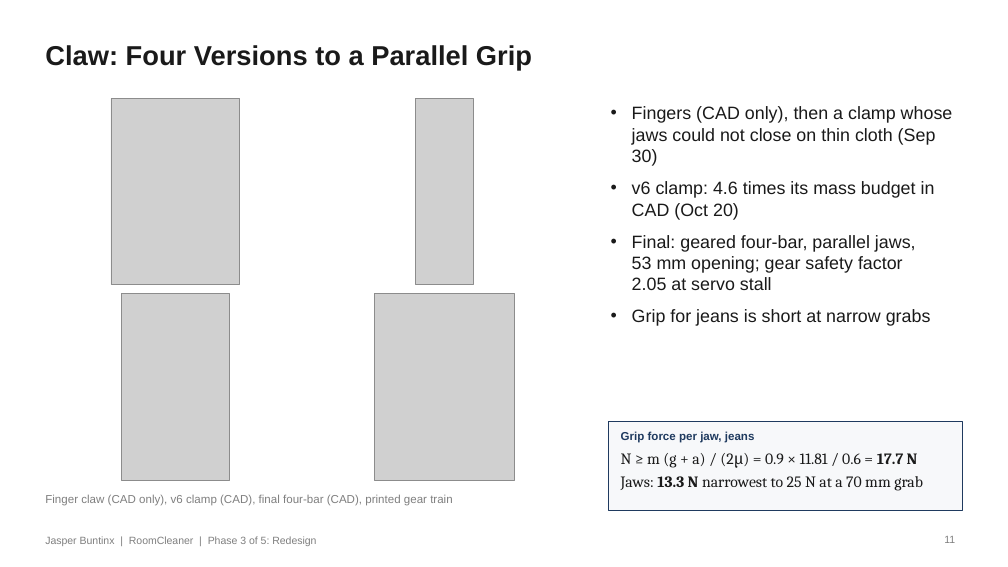
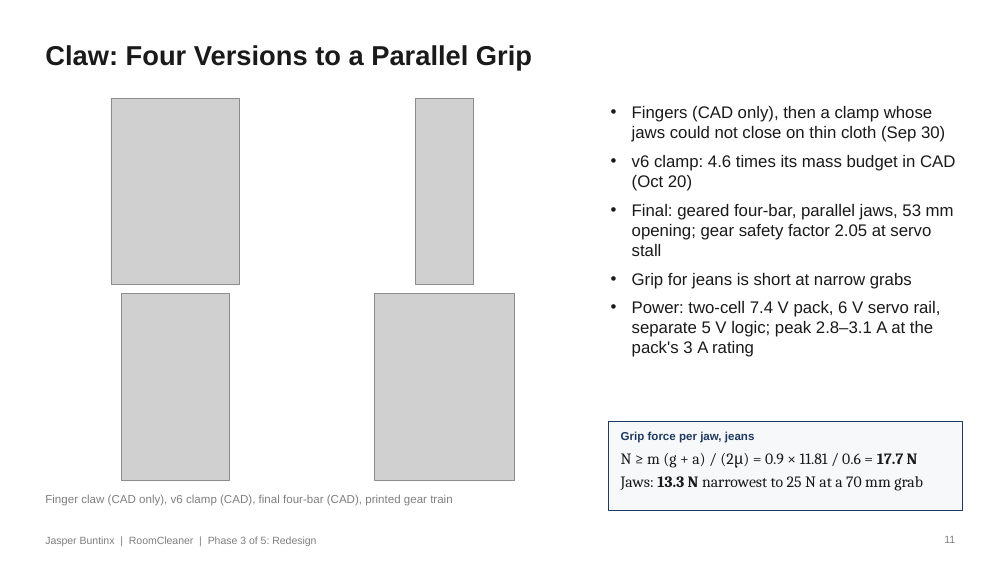
Before and after one commit to Jaspario1199/RoomCleaner, a slide deck: slide 11 of docs/presentation/deck_v8/RoomCleaner_Buntinx_Oct27_v8.pptx. Drawn at 1008x567 pixels with LibreOffice and Linux fonts; fonts in the diff are those of the drawing; grey boxes stand for pictures. Boxes give left, top, right and bottom in pixels: in the first picture for what was removed or moved away, otherwise in the second. Text is boxed around its words. In the diff, an @@ line names an element or a change of style, - is before the commit and + after.

```diff
--- a/docs/presentation/deck_v8/RoomCleaner_Buntinx_Oct27_v8.pptx
+++ b/docs/presentation/deck_v8/RoomCleaner_Buntinx_Oct27_v8.pptx
@@ text at bbox=[632, 106, 955, 289]: size 17 to 16 pt in "Fingers (CAD only), then a clamp whose ...", "v6 clamp: 4.6 times its mass budget ...", "Final: geared four-bar, parallel jaws, 53 mm ...", "Grip for jeans is short at narrow ..."; less space between paragraphs @@
@@ text at bbox=[632, 301, 941, 357]: paragraph added @@
+• Power: two-cell 7.4 V pack, 6 V servo rail, separate 5 V logic; peak 2.8–3.1 A at the pack's 3 A rating
```
Also in this commit, not shown: 5 other slides changed, 10 slides removed, 7 other files.
